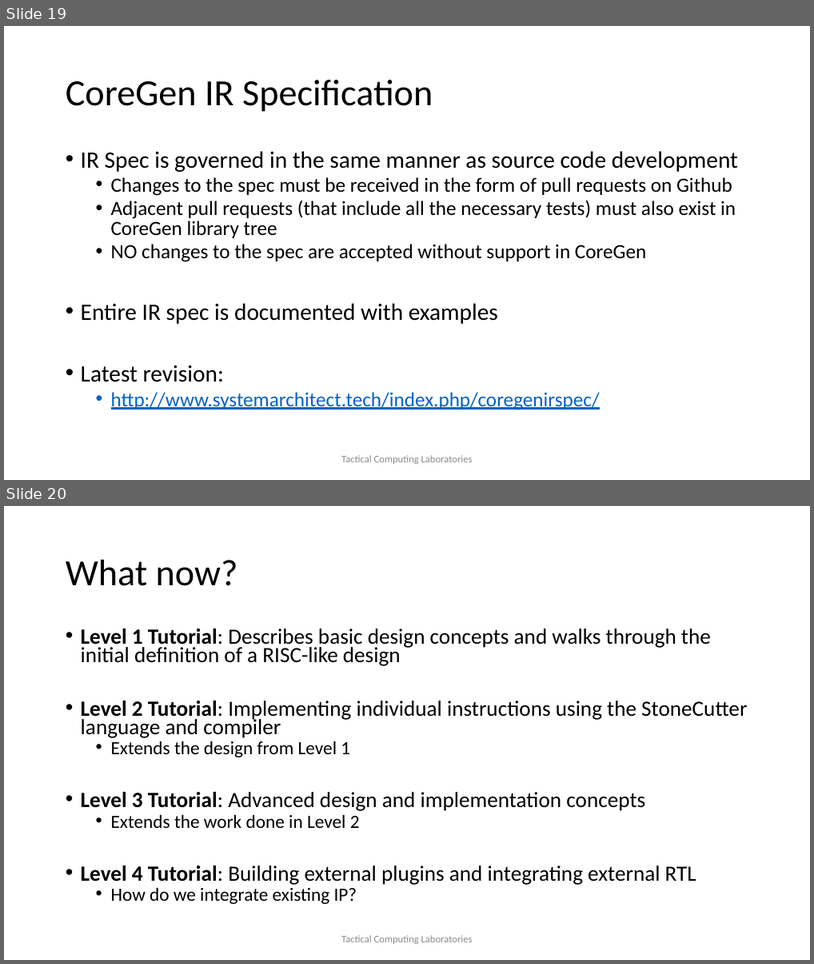
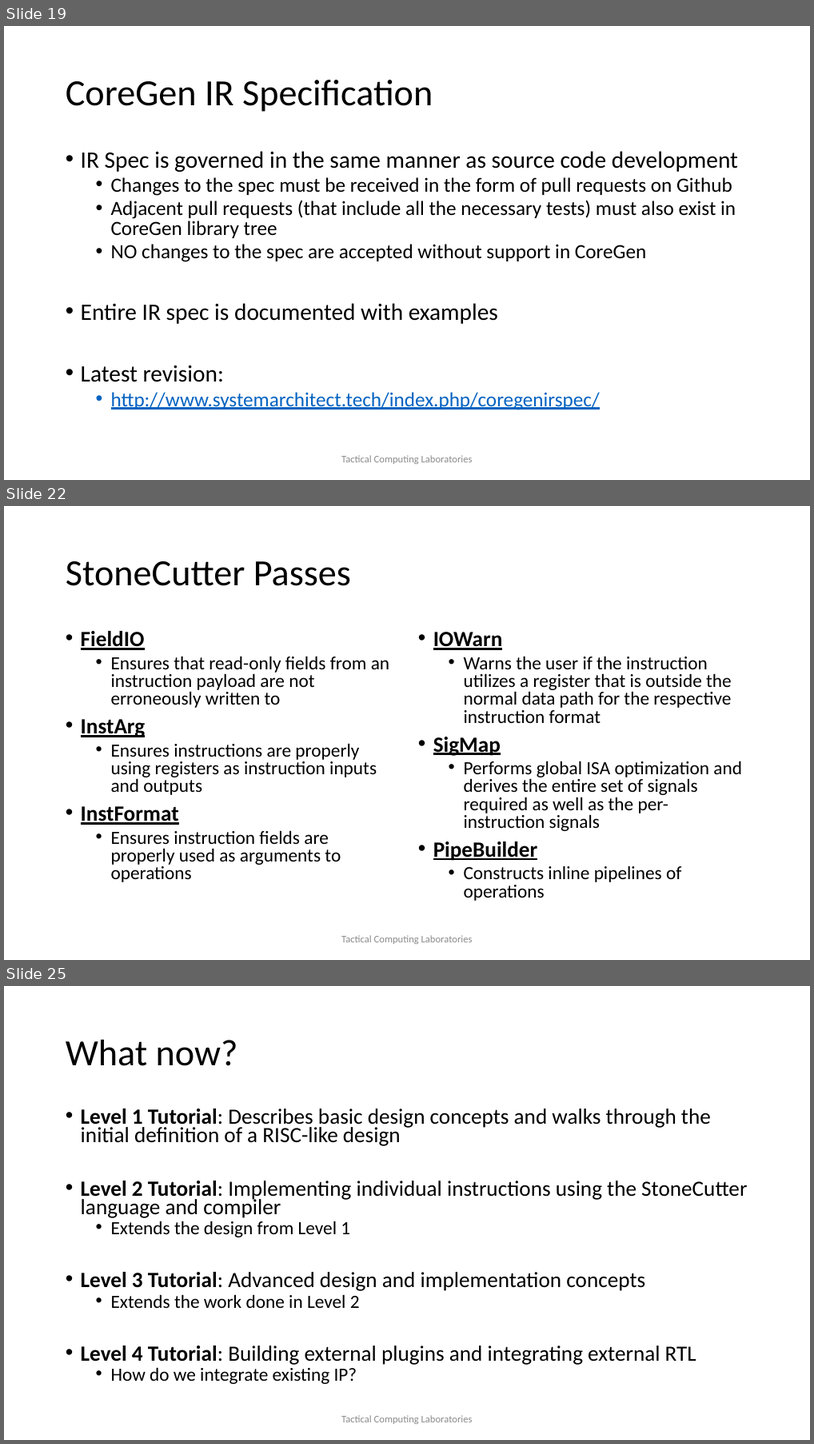
Before and after one commit to opensocsysarch/CoreGenTutorials, a slide deck: LEVEL0/SysArchDesignConcepts_LEVEL0.pptx. Shown one above the other, each under a label of ours: slides 19 and 20 before the commit, slides 19, 22 and 25 after it; the slides between them are not shown. The pictures are 814x964 and 814x1444 pixels, drawn with LibreOffice and Linux fonts; fonts in the diff are those of the drawing; background and template pictures are left out. Boxes give left, top, right and bottom in pixels: in the first picture for what was removed or moved away, otherwise in the second. Text is boxed around its words. In the diff, an @@ line names an element or a change of style, - is before the commit and + after.

Commit message:
adding stonecutter text to level 0 tutorial

```diff
--- a/LEVEL0/SysArchDesignConcepts_LEVEL0.pptx
+++ b/LEVEL0/SysArchDesignConcepts_LEVEL0.pptx
@@ slide 22 added at box(4, 506, 810, 960), background #FFFFFF @@
@@ title added at box(66, 561, 351, 586), 44 pt, text #000000 @@
+StoneCutter Passes
@@ text added at box(81, 631, 390, 882), 22.2 pt, text #000000 @@
+• FieldIO
+  • Ensures that read-only fields from an instruction payload are not erroneously written to
+• InstArg
+  • Ensures instructions are properly using registers as instruction inputs and outputs
+• InstFormat
+  • Ensures instruction fields are properly used as arguments to operations
@@ text added at box(434, 632, 742, 900), 22.2 pt, text #000000 @@
+• IOWarn
+  • Warns the user if the instruction utilizes a register that is outside the normal data path for the respective instruction format
+• SigMap
+  • Performs global ISA optimization and derives the entire set of signals required as well as the per-instruction signals
+• PipeBuilder
+  • Constructs inline pipelines of operations
@@ text added at box(342, 935, 473, 944), 12 pt, text #8C8C8C @@
+Tactical Computing Laboratories
@@ what was slide 20 is now slide 25 @@
```
Also in this commit, not shown: 1 slide changed, 4 other slides added, 1 other file.
